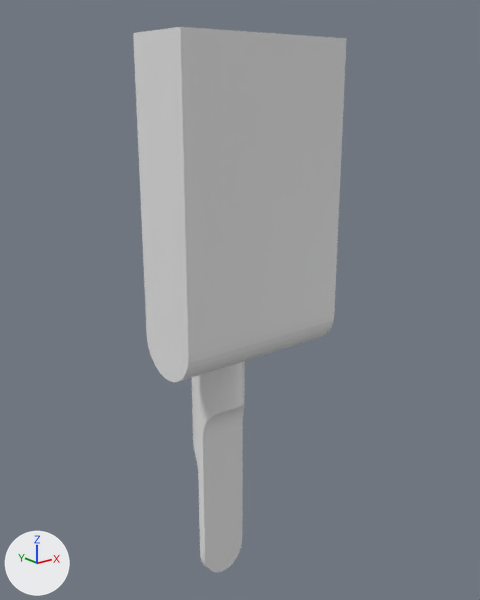
A saved change to the Blender file design/model.blend.
One viewpoint serves both versions: a 50 mm camera at (-27.5, -37.0, 31.2) aimed at (1.3, -1.0, 16.8). The lights are fixed; the arrows at lower left show +X, +Y and +Z.

The scene before the commit, as lines of its bpy script (objects in view):
```python
me_cylinder_005 = bpy.data.meshes.new('Cylinder.005')
me_cylinder_005.from_pydata(...)  # 38 vertices, 23 faces; spans x -1.0..7.6, y -1.0..1.0, z -2.4..2.8
me_sphere = bpy.data.meshes.new('Sphere')
me_sphere.from_pydata(...)  # 381 vertices, 266 faces; spans x -1.0..1.0, y -1.0..1.0, z 1.0..12.0
ob_body = bpy.data.objects.new('body', me_sphere)
ob_body.location = (0.0, 0.0, -9.0)
ob_body.scale = (2.0, 2.0, 2.5)
_m = ob_body.modifiers.new('Boolean', 'BOOLEAN')
_m.object = ob_cutter_001
_m.solver = 'FLOAT'
ob_cutter_001 = bpy.data.objects.new('cutter.001', me_cylinder_005)
ob_cutter_001.location = (0.0, -2.5, 15.5)
ob_cutter_001.rotation_euler = (3.142, -1.571, 0.0)  # degrees (180, -90, 0)
ob_cutter_001.scale = (2.5, 2.5, 2.5)
```
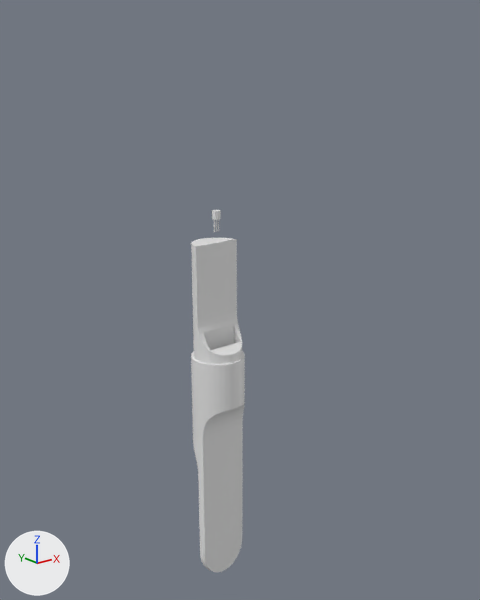
Boxes (x1, y1, x2, y2) around the edits, measured in the pictures (480 x 600 px):
'cutter.001', hidden: before (133, 27, 347, 382)

Patch to the scene script:
```diff
--- a/design/model.blend.py
+++ b/design/model.blend.py
@@ ob_cutter_001 @@
 ob_cutter_001.scale = (2.5, 2.5, 2.5)
+ob_cutter_001.hide_viewport = True
```
